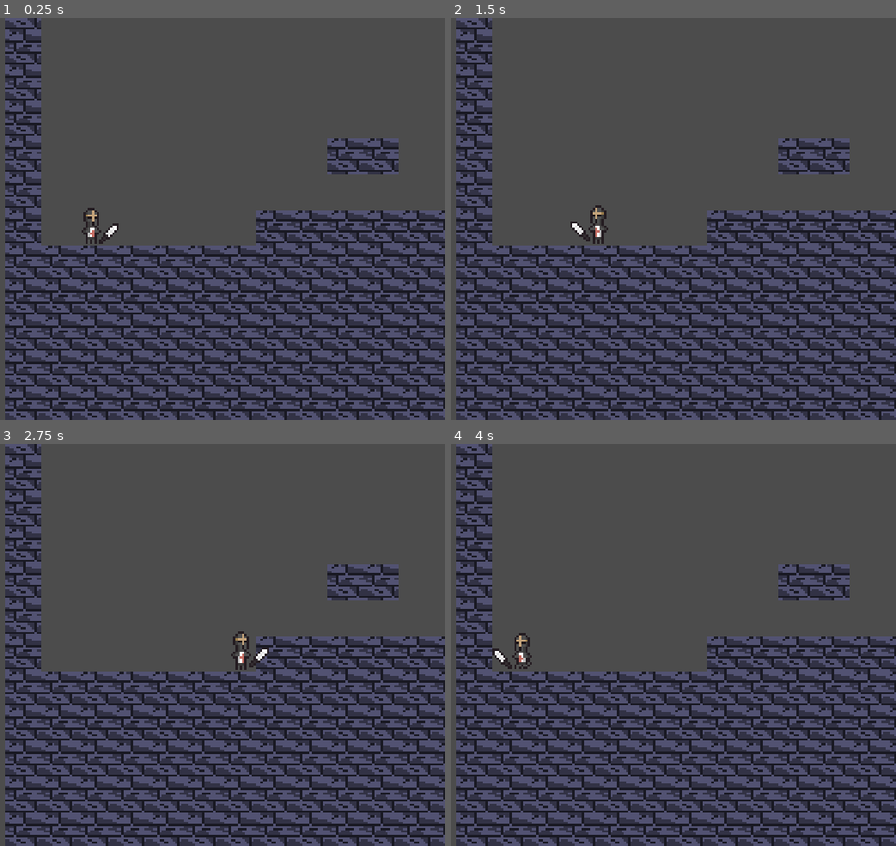
Above: before the commit, frames 1-4 (two rows, left to right).
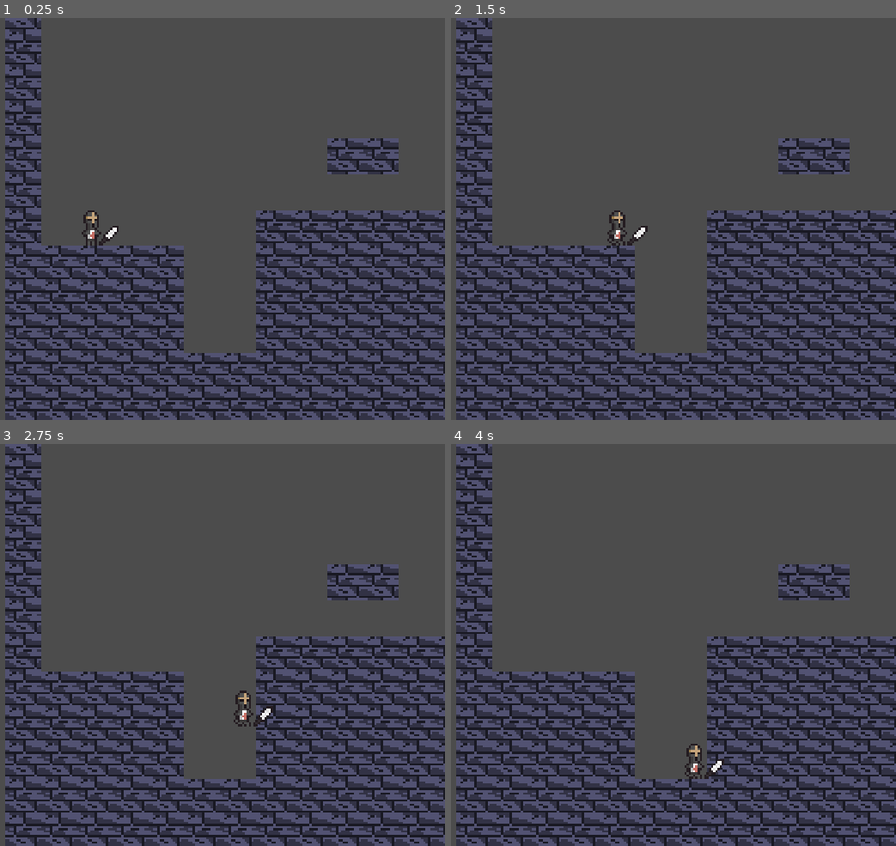
Above: after the commit, the same moments.

Repository: Parm345/Godot-Fun
Game: Godot game, scene res://Scenes/Main.tscn
Same seed, same stepped clock (60 frames per second), same inputs: the game is played once before the commit and once after it.
Inputs:
- Up to frame 1 (0.25 s): no input
- Up to frame 2 (1.5 s): hold Right (ui_right) 0.53-1.28 s; hold Left (ui_left) from 1.28 s (still down)
- Up to frame 3 (2.75 s): release Left (ui_left) at 2.03 s; hold Right (ui_right) from 2.03 s (still down)
- Up to frame 4 (4 s): release Right (ui_right) at 2.78 s; hold Up (ui_up) 2.78-3.53 s; hold Left (ui_left) from 3.53 s (still down)

The runs differ from the first frame. In frame 1, 4.6% of the frame differs, in the area x 18-58%, y 47-84%; in frame 2, 4.9%, in the area x 26-58%, y 46-84%; in frame 3, 4.6%; in frame 4, 4.6%.

Commit message:
Improved move_and_collide player controller, still buggy
- falling is still buggy but for different reasons

Diff:
--- a/Finite State Machine Testing/Scenes/Main.tscn
+++ b/Finite State Machine Testing/Scenes/Main.tscn
@@ -36,7 +36,7 @@
 tile_set = SubResource( 1 )
 cell_size = Vector2( 16, 16 )
 format = 1
-tile_data = PoolIntArray( 65536, 0, 0, 65557, 0, 0, 131072,  …(447 unchanged characters)…  0, 0, 655363, 0, 0, 655364, 0, 0, 655365, 0, 0, 655366, 0, 0, 655367, 0, 0, 655368, 0, 0, 655369, 0, 0, 655370, 0, 0, 655371, 0, 0, 655372, 0, 0, 655373, 0, 0, 655374, 0, 0, 655375, 0, 0, 655376, 0, 0, 655377, 0, 0, 655378, 0, 0, 655379, 0, 0, 655380, 0, 0, 655381, 0, 0, 720896, 0, 0, 720897, 0, 0, 720898, 0, 0, 720899, 0, 0, 720900, 0, 0, 720901, 0, 0, 720902, 0, 0, 720903, 0, 0, 720904, 0, 0, 720905, 0, 0, 720906, 0, 0, 720907, 0, 0, 720908, 0, 0, 720909, 0, 0, 720910, 0, 0, 720911, 0, 0, 720912, 0, 0, 720913, 0, 0, 720914, 0, 0, 720915, 0, 0, 720916, 0, 0, 720917, 0, 0, 786432, 0, 0, 786433, 0, 0, 786434, 0, 0, 786435, 0, 0, 786436, 0, 0, 786437, 0, 0, 786438, 0, 0, 786439, 0, 0, 786440, 0, 0, 7864 …(1762 unchanged characters)…
+tile_data = PoolIntArray( 65536, 0, 0, 65557, 0, 0, 131072,  …(447 unchanged characters)…  0, 0, 655363, 0, 0, 655364, 0, 0, 655367, 0, 0, 655368, 0, 0, 655369, 0, 0, 655370, 0, 0, 655371, 0, 0, 655372, 0, 0, 655373, 0, 0, 655374, 0, 0, 655375, 0, 0, 655376, 0, 0, 655377, 0, 0, 655378, 0, 0, 655379, 0, 0, 655380, 0, 0, 655381, 0, 0, 720896, 0, 0, 720897, 0, 0, 720898, 0, 0, 720899, 0, 0, 720900, 0, 0, 720903, 0, 0, 720904, 0, 0, 720905, 0, 0, 720906, 0, 0, 720907, 0, 0, 720908, 0, 0, 720909, 0, 0, 720910, 0, 0, 720911, 0, 0, 720912, 0, 0, 720913, 0, 0, 720914, 0, 0, 720915, 0, 0, 720916, 0, 0, 720917, 0, 0, 786432, 0, 0, 786433, 0, 0, 786434, 0, 0, 786435, 0, 0, 786436, 0, 0, 786439, 0, 0, 786440, 0, 0, 7864 …(1762 unchanged characters)…
 
 [node name="Player" parent="." instance=ExtResource( 2 )]
 position = Vector2( 43, 148 )
--- a/Finite State Machine Testing/Scenes/Player.tscn
+++ b/Finite State Machine Testing/Scenes/Player.tscn
@@ -9,10 +9,6 @@
 [ext_resource path="res://Scripts/fall.gd" type="Script" id=7]
 [ext_resource path="res://Scripts/player run.gd" type="Script" id=8]
 [ext_resource path="res://Scripts/idle.gd" type="Script" id=9]
-
-[sub_resource type="CapsuleShape2D" id=1]
-radius = 6.0
-height = 6.0
 
 [sub_resource type="AtlasTexture" id=2]
 atlas = ExtResource( 1 )
@@ -56,12 +52,13 @@
 "speed": 5.0
 } ]
 
+[sub_resource type="CapsuleShape2D" id=1]
+radius = 5.0
+height = 8.0
+
 [node name="Player" type="KinematicBody2D"]
+position = Vector2( 4, -2 )
 script = ExtResource( 4 )
-
-[node name="CollisionShape2D" type="CollisionShape2D" parent="."]
-position = Vector2( -4, 3 )
-shape = SubResource( 1 )
 
 [node name="AnimatedSprite" type="AnimatedSprite" parent="."]
 frames = SubResource( 4 )
@@ -84,3 +81,10 @@
 
 [node name="fall" type="Node2D" parent="FSM Controller"]
 script = ExtResource( 7 )
+
+[node name="CollisionShape2D" type="CollisionShape2D" parent="."]
+position = Vector2( -4, 2 )
+shape = SubResource( 1 )
+
+[node name="Bottom" type="Position2D" parent="."]
+position = Vector2( -4, 11 )
--- a/Finite State Machine Testing/Scripts/Player.gd
+++ b/Finite State Machine Testing/Scripts/Player.gd
@@ -13,11 +13,11 @@
 var isIdling = true
 
 var velocity = Vector2()
-var collision:KinematicCollision2D setget ,getCollision
+var collision:KinematicCollision2D setget , getCollision
 
-const MAX_SPEED = 10
+const MAX_SPEED = 1
 const GRAVITY = 5
-const HORZ_ACC = 2
+const HORZ_ACC = 1
 const JUMP_FORCE = 50
 const SLOW_FALL	 = 1
 const MAX_FALL = 1
@@ -36,14 +36,17 @@
 	return collision
 
 func _physics_process(delta):
-	if Input.is_action_pressed("ui_left"):
-		velocity.x -= HORZ_ACC
-		isRunning = true
-		$AnimatedSprite.flip_h = true
-	if Input.is_action_pressed("ui_right"):
-		velocity.x += HORZ_ACC
-		$AnimatedSprite.flip_h = false
-		isRunning = true
+	if isOnGround():
+		if Input.is_action_pressed("ui_left"):
+			velocity.x -= HORZ_ACC
+			isRunning = true
+			$AnimatedSprite.flip_h = true
+		if Input.is_action_pressed("ui_right"):
+			velocity.x += HORZ_ACC
+			$AnimatedSprite.flip_h = false
+			isRunning = true
+	if Input.is_action_just_released("ui_right") or Input.is_action_just_released("ui_left"):
+		velocity.x = 0
 
 	velocity.x = clamp(velocity.x, -MAX_SPEED, MAX_SPEED)
 
@@ -76,4 +79,5 @@
 	if collision == null:
 #		print("yo")
 		return false
-	return collision.position.y > position.y
+#	print(collision.position, " ", position, " ", $Position2D.global_position)
+	return int(collision.position.y) == int($Bottom.global_position.y)
--- a/Finite State Machine Testing/Scripts/fall.gd
+++ b/Finite State Machine Testing/Scripts/fall.gd
@@ -6,8 +6,10 @@
 # var b = "text"
 var gravity
 var maxFall
-var velocity:Vector2
 var collisionInfo: KinematicCollision2D
+
+var allowLeft = true
+var allowRight = true
 
 # Called every frame. 'delta' is the elapsed time since the previous frame.
 #func _process(delta):
@@ -18,15 +20,32 @@
 	parent = scriptParent
 	gravity = parent.GRAVITY
 	maxFall = parent.MAX_FALL
-	velocity = parent.velocity
 
 # Called every physics frame. 'delta' is the elapsed time since the previous frame. Run in FSM _physics_process.
 func inPhysicsProcess(delta):
-	velocity.y += gravity
-	velocity.y = clamp(velocity.y, 0, maxFall)
-	collisionInfo = parent.move_and_collide(velocity)
+	parent.velocity.y += gravity
+	parent.velocity.y = clamp(parent.velocity.y, 0, maxFall)
+	collisionInfo = parent.getCollision()
+	if collisionInfo == null:
+		allowLeft = true
+		allowRight = true
+	else:
+		parent.velocity.x = 0
+		if collisionInfo.position.x > parent.position.x:
+			allowRight = false
+		elif collisionInfo.position.x < parent.position.y:
+			allowLeft = false
+
+	if Input.is_action_pressed("ui_left") && allowLeft:
+			parent.velocity.x -= parent.HORZ_ACC
+			parent.get_node("AnimatedSprite").flip_h = true
+	if Input.is_action_pressed("ui_right") && allowRight:
+			parent.velocity.x += parent.HORZ_ACC
+			parent.get_node("AnimatedSprite").flip_h = false
+#	parent.setCollision(collisionInfo)
 
 func changeParentState():
 	if parent.isOnGround():
+		print("is on ground")
 		return states.idle
 	return null
--- a/Finite State Machine Testing/Scripts/idle.gd
+++ b/Finite State Machine Testing/Scripts/idle.gd
@@ -10,19 +10,22 @@
 # Called when the parent enters the state
 func enter(scriptParent):
 	parent.get_node("AnimatedSprite").set_animation("idle")
+	parent.velocity = Vector2(0,0)
 
 # Called every physics frame. 'delta' is the elapsed time since the previous frame. Run in FSM _physics_process.
 func inPhysicsProcess(delta):
-	if Input.is_action_pressed("ui_left") or Input.is_action_just_pressed("ui_right"):
-		isRunning = true
+#	if Input.is_action_pressed("ui_left") or Input.is_action_just_pressed("ui_right"):
+#		isRunning = true
+	pass
 
 func changeParentState():
-	if isRunning:
-		isRunning = false
+	if abs(parent.velocity.x) > 0:
 		return states.run
 	if isJumping:
 		isJumping = false
 		return states.jump
+	if !parent.isOnGround():
+		return states.fall
 	return null
 
 func handleInput(event):
--- a/Finite State Machine Testing/Scripts/jump.gd
+++ b/Finite State Machine Testing/Scripts/jump.gd
@@ -1,18 +1,17 @@
 extends stateObject
 
 var jumpForce
-var velocity: Vector2
 
 # Called when the parent enters the state
 func enter(scriptParent):
 	parent = scriptParent
 	jumpForce = -parent.JUMP_FORCE
-	velocity = parent.velocity
-	velocity.y = jumpForce
+	parent.velocity.y = jumpForce
 
 # Called every physics frame. 'delta' is the elapsed time since the previous frame. Run in FSM _physics_process.
 func inPhysicsProcess(delta):
-	var collisionInfo = parent.move_and_collide(velocity)
+#	var collisionInfo = parent.move_and_collide(velocity)
+	pass
 
 func changeParentState():
 	return states.fall
--- a/Finite State Machine Testing/Scripts/player run.gd
+++ b/Finite State Machine Testing/Scripts/player run.gd
@@ -19,7 +19,12 @@
 	if isIdling:
 		isIdling = false
 		return states.idle
+	if !parent.isOnGround():
+		return states.fall
 	return null
+
+func inPhysicsProcess(delta):
+	pass
 
 func handleInput(event):
 	if event.is_action_pressed("ui_up"):
